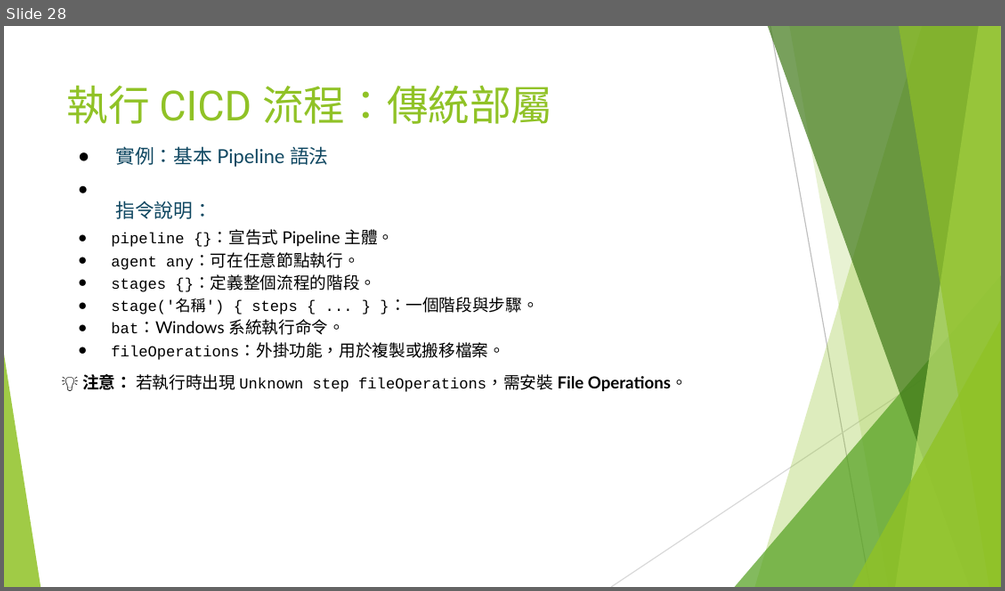
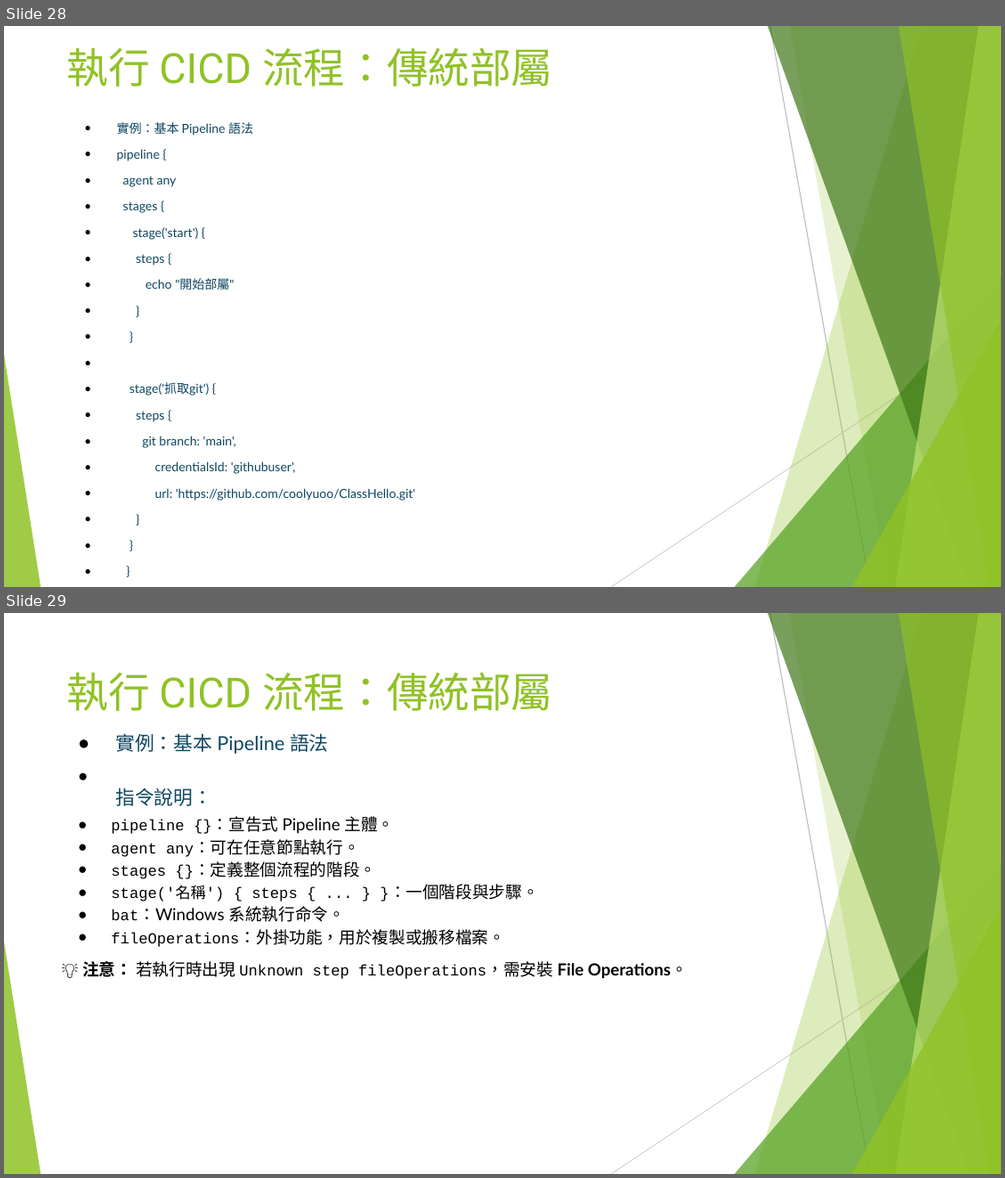
Before and after one commit to coolyuoo/DC5, a slide deck: 單元5.Jenkins與Docker的CICD使用詳解.pptx. Shown one above the other, each under a label of ours: slide 28 before the commit, slides 28 and 29 after it. The pictures are 1005x591 and 1005x1178 pixels, drawn with LibreOffice and Linux fonts; fonts in the diff are those of the drawing. Boxes give left, top, right and bottom in pixels: in the first picture for what was removed or moved away, otherwise in the second. Text is boxed around its words. In the diff, an @@ line names an element or a change of style, - is before the commit and + after.

```diff
--- a/單元5.Jenkins與Docker的CICD使用詳解.pptx
+++ b/單元5.Jenkins與Docker的CICD使用詳解.pptx
@@ slide 28 added at (x1=4, y1=26, x2=1001, y2=587), background #FFFFFF; not listed: 10 template elements that a slide beside it also shows @@
@@ title added at (x1=67, y1=47, x2=553, y2=87), 30 pt, text #90C226 @@
+執行 CICD 流程：傳統部屬
@@ text added at (x1=117, y1=122, x2=415, y2=500), 9 pt, text #0F4761 @@
+● 實例：基本 Pipeline 語法
+● pipeline {
+● agent any
+● stages {
+● stage('start') {
+● steps {
+● echo "開始部屬"
+● }
+● }
+● stage('抓取git') {
+● steps {
+● git branch: 'main',
+● credentialsId: 'githubuser',
+● url: 'https://github.com/coolyuoo/ClassHello.git'
+● }
+● }
+● }
@@ what was slide 28 is now slide 29 @@
```
Also in this commit, not shown: 1 slide changed, 1 other file.
